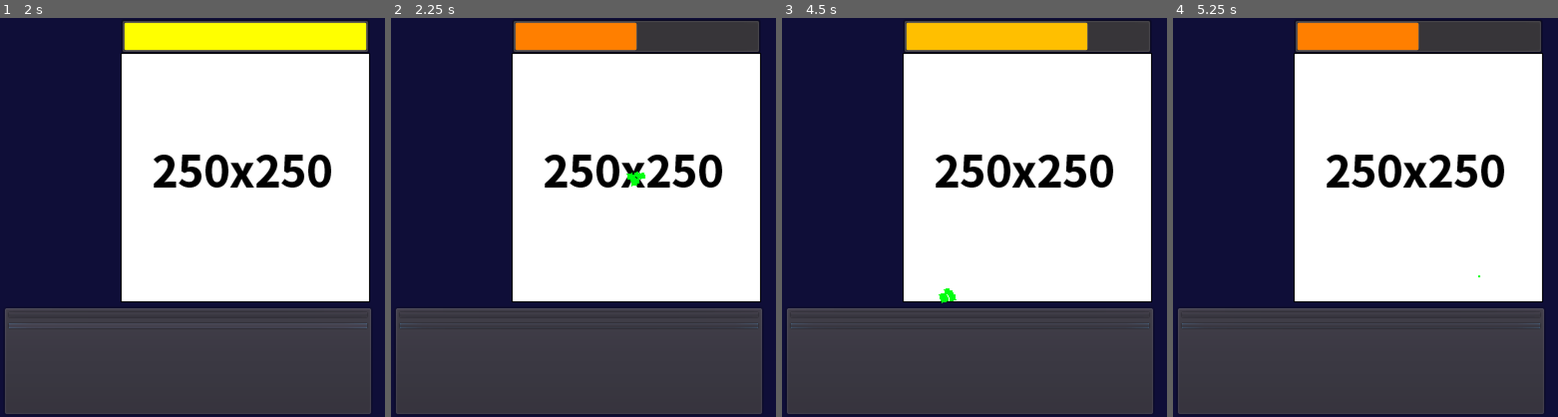
Above: before the commit, frames 1-4 (left to right).
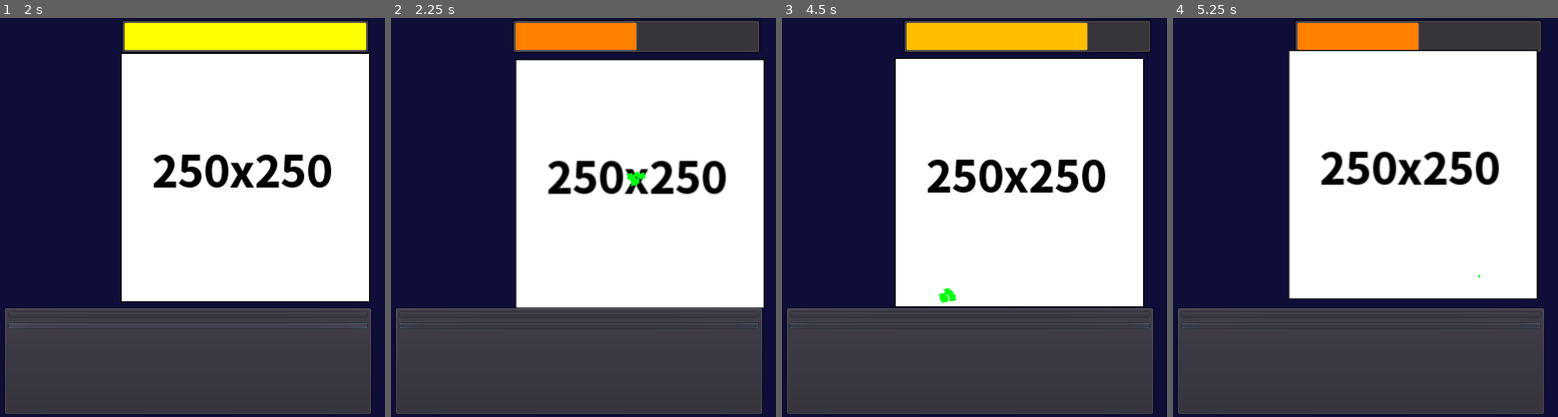
Above: after the commit, the same moments.

Repository: Yu-Channel/Simple-clicker
Game: Godot game, scene res://scene/Main.tscn
Same seed, same stepped clock (60 frames per second), same inputs: the game is played once before the commit and once after it.
Inputs (mouse positions are in pixels of both pictures, inside the frame that each line leads up to):
- Up to frame 1 (2 s): click "Power +1(1)" at 0.5 s; click "AutoPower +1(0)" at 1.25 s
- Up to frame 2 (2.25 s): tap Enter at 2 s; drag from (637, 177) to (618, 129) at 2.02 s
- Up to frame 3 (4.5 s): drag from (885, 237) to (1028, 177) at 2.77 s; tap Space at 3.5 s; move the mouse to (1009, 129) at 3.52 s; hold D 3.53-4.25 s; tap F at 3.6 s; click (1009, 129) at 3.67 s; drag from (947, 297) to (847, 157) at 4.27 s
- Up to frame 4 (5.25 s): move the mouse to (1477, 277) at 5.02 s; hold A from 5.03 s (still down); tap Backspace at 5.1 s; click (1477, 277) at 5.17 s

Frame 1 is identical in both runs. In frame 2, 7.0% of the frame differs, in the area x 31-98%, y 8-73%; in frame 3, 7.8%, in the area x 29-97%, y 8-73%; in frame 4, 6.2%.

Commit message:
敵をクリックした際に揺れるように変更

Diff:
--- a/scripts/Enemy.gd
+++ b/scripts/Enemy.gd
@@ -1,4 +1,8 @@
 extends Area2D
+
+onready var enemy_sprite = $Sprite
+
+var enemy_shake_time:float = 0
 
 func _ready():
 	# もし階層が0以下なら1に修正
@@ -17,11 +21,18 @@
 			loot_money()
 			queue_free()
 
+	if enemy_shake_time > 0:
+		enemy_shake_time -= 1
+		enemy_sprite.position.x = 0.5 * rand_range(-1, 1) * enemy_shake_time
+		enemy_sprite.position.y = 0.5 * rand_range(-1, 1) * enemy_shake_time
+
 # クリックしたときの処理
 func _on_Enemy_input_event(_viewport, event, _shape_idx):
 	if event is InputEventMouseButton:
 		if event.is_pressed():
 			Grobal.enemy_hp -= Grobal.click_power
+
+			enemy_shake_time = 30
 
 			# 敵を倒したときの処理
 			enemy_slayed()
